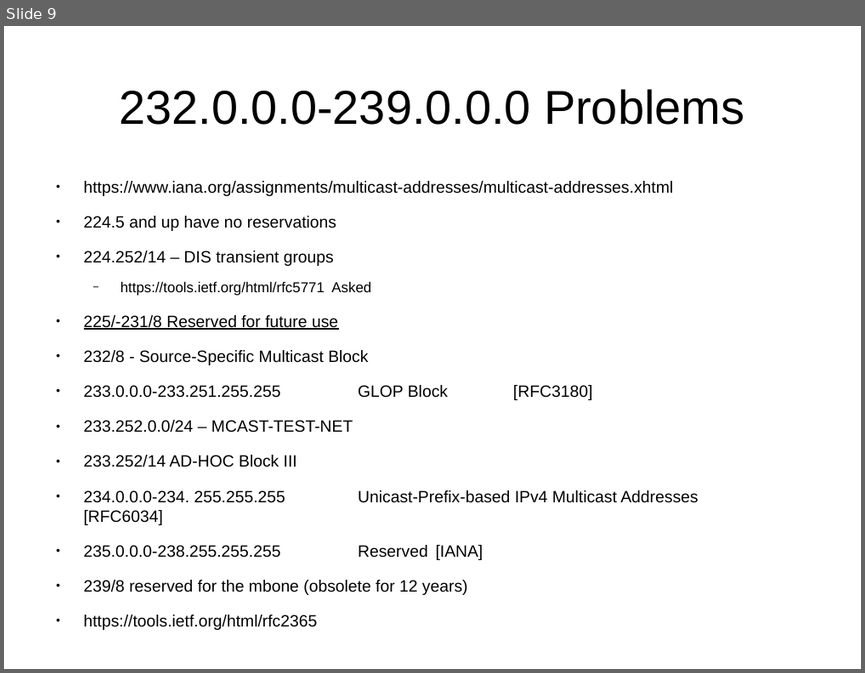
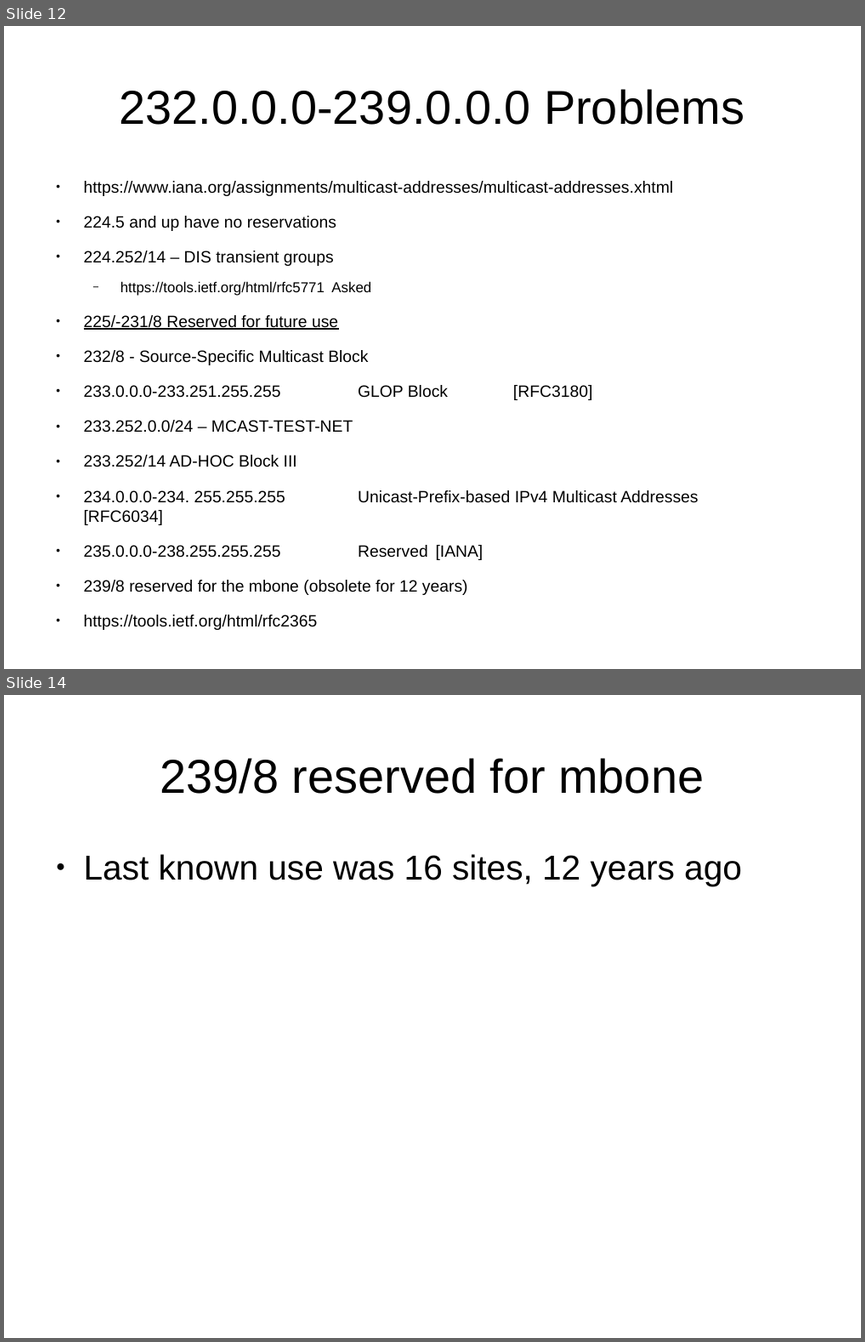
Before and after one commit to schoen/unicast-extensions, a slide deck: docs/preso.odp. Shown one above the other, each under a label of ours: slide 9 before the commit, slides 12 and 14 after it; the slides between them are not shown. The pictures are 865x673 and 865x1342 pixels, drawn with LibreOffice and Linux fonts; fonts in the diff are those of the drawing. Boxes give left, top, right and bottom in pixels: in the first picture for what was removed or moved away, otherwise in the second. Text is boxed around its words. In the diff, an @@ line names an element or a change of style, - is before the commit and + after.

```diff
--- a/docs/preso.odp
+++ b/docs/preso.odp
@@ slide 14 added at <box>4,695,861,1338</box>, background #FFFFFF @@
@@ title added at <box>160,758,704,794</box>, 44 pt, text #000000 @@
+239/8 reserved for mbone
@@ text added at <box>84,854,742,886</box>, 32 pt, text #000000 @@
+● Last known use was 16 sites, 12 years ago
@@ what was slide 9 is now slide 12 @@
```
Also in this commit, not shown: 5 slides changed, 7 other slides added, 3 slides removed.
